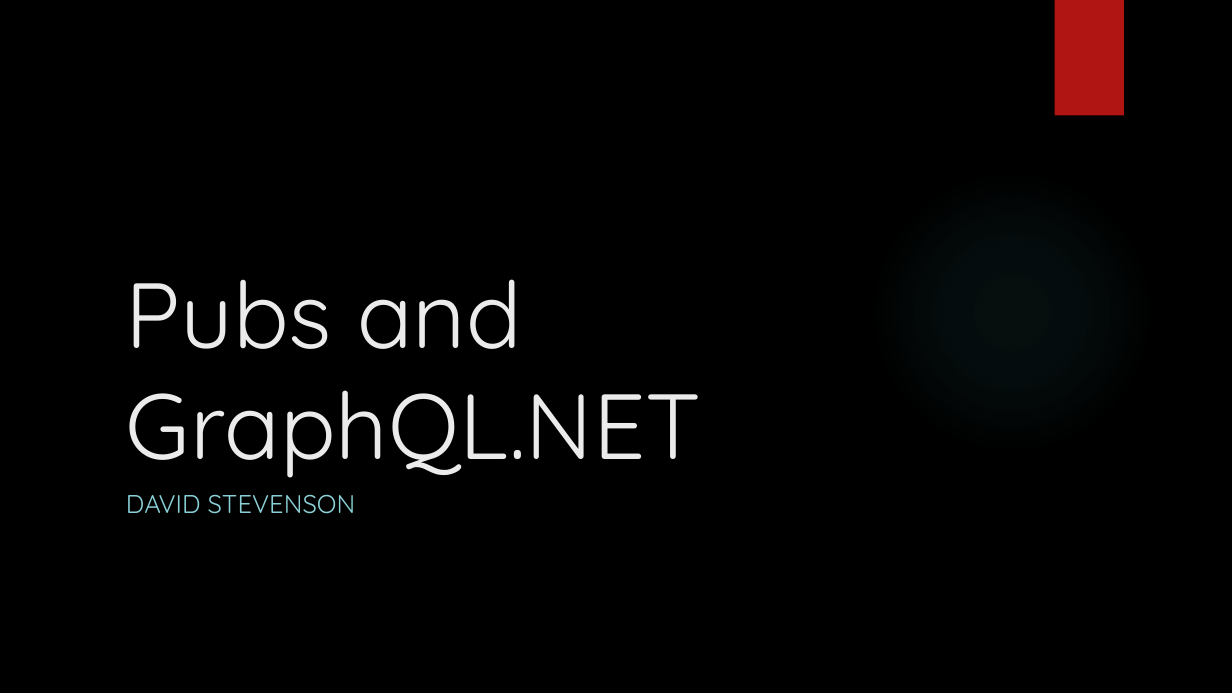
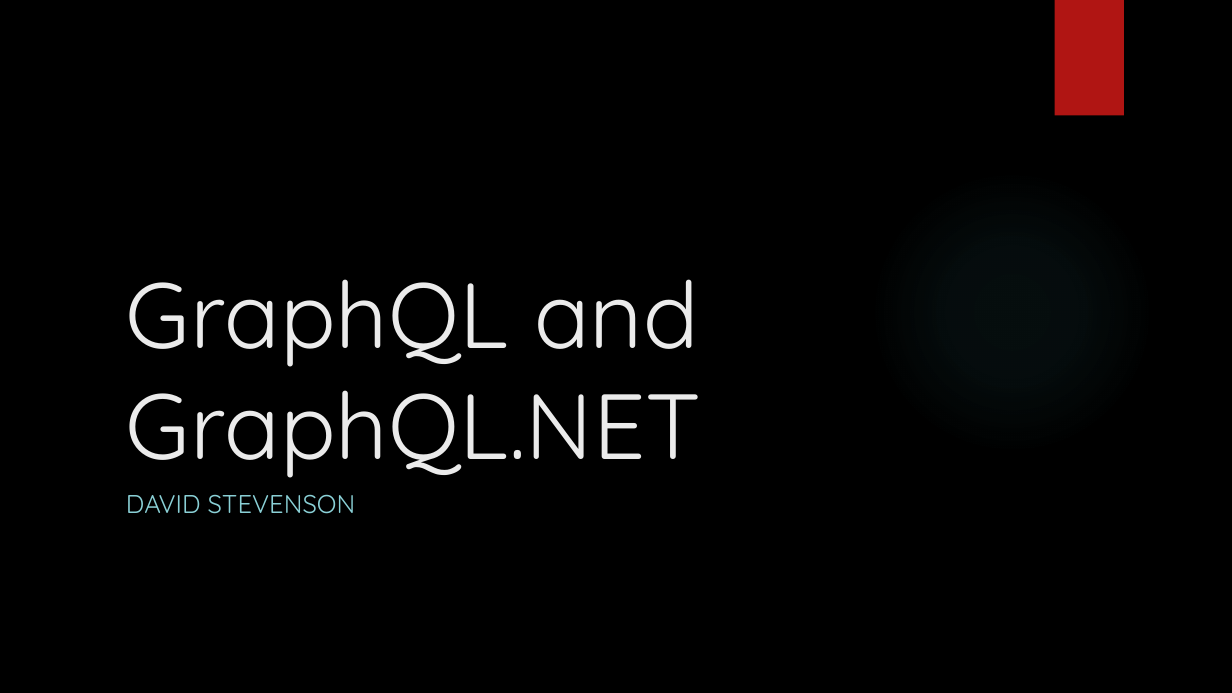
Before and after one commit to DavidStevensonVtex/PubsAndGraphQL.NET, a slide deck: slide 1 of GraphQL.NET.pptx. Drawn at 1232x693 pixels with LibreOffice and Linux fonts; fonts in the diff are those of the drawing; background and template pictures are left out. Boxes give left, top, right and bottom in pixels: in the first picture for what was removed or moved away, otherwise in the second. Text is boxed around its words. In the diff, an @@ line names an element or a change of style, - is before the commit and + after.

Commit message:
Final changes for presentation.

```diff
--- a/GraphQL.NET.pptx
+++ b/GraphQL.NET.pptx
@@ title at [126,279,701,478]: text changed @@
-Pubs and GraphQL.NET
+GraphQL and GraphQL.NET
```
Also in this commit, not shown: 6 other files.
